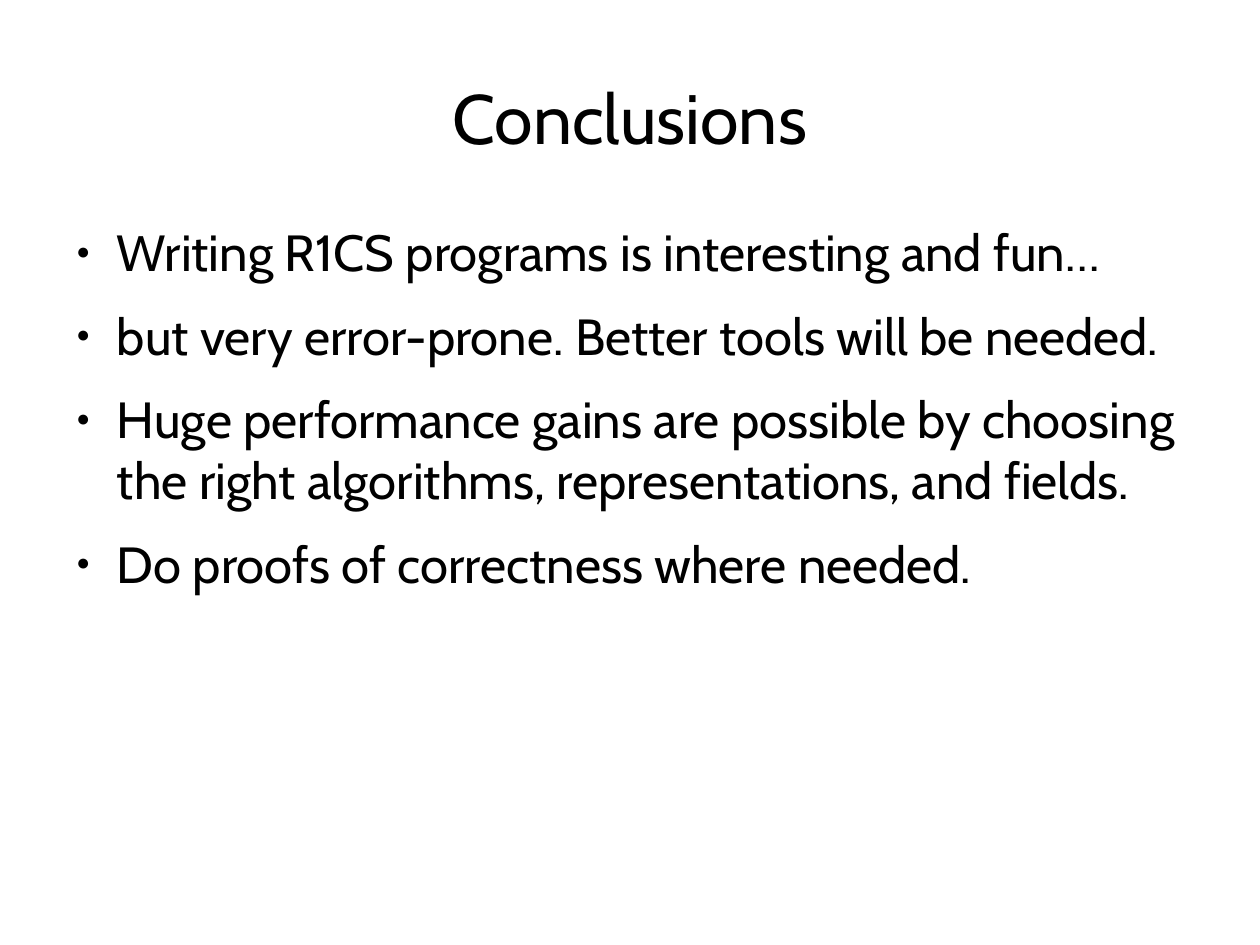
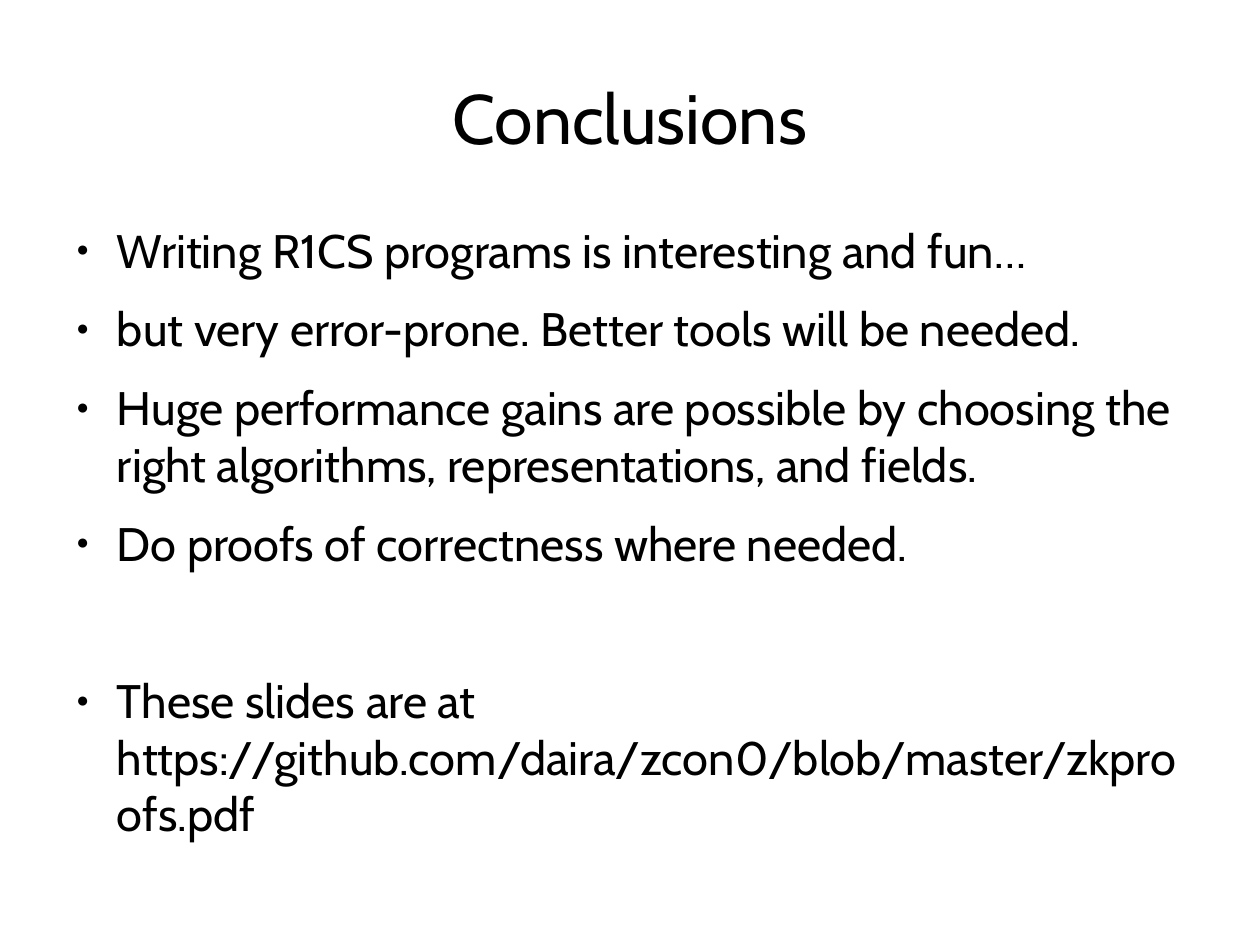
Before and after one commit to daira/zcon0, a slide deck: slide 29 of zkproofs.odp. Drawn at 1260x945 pixels with LibreOffice and Linux fonts; fonts in the diff are those of the drawing. Boxes give left, top, right and bottom in pixels: in the first picture for what was removed or moved away, otherwise in the second. Text is boxed around its words. In the diff, an @@ line names an element or a change of style, - is before the commit and + after.

Commit message:
Add URL of slides on conclusions page.

```diff
--- a/zkproofs.odp
+++ b/zkproofs.odp
@@ text at [117,232,1170,572]: size 32 to 29.6 pt in "Writing R1CS programs is interesting and fun…", "but very error-prone. Better tools will be ...", "Huge performance gains are possible by choosing ...", "Do proofs of correctness where needed." @@
@@ text at [117,682,1176,786]: paragraph added @@
+● These slides are at https://github.com/daira/zcon0/blob/master/zkproofs.pdf
```
Also in this commit, not shown: 1 other file.
